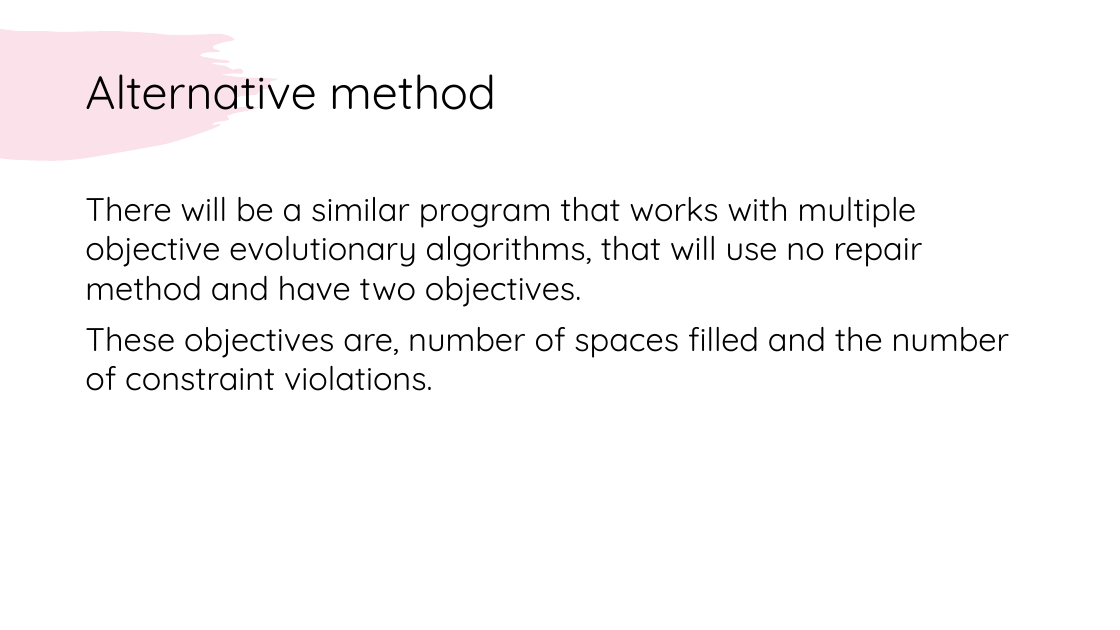
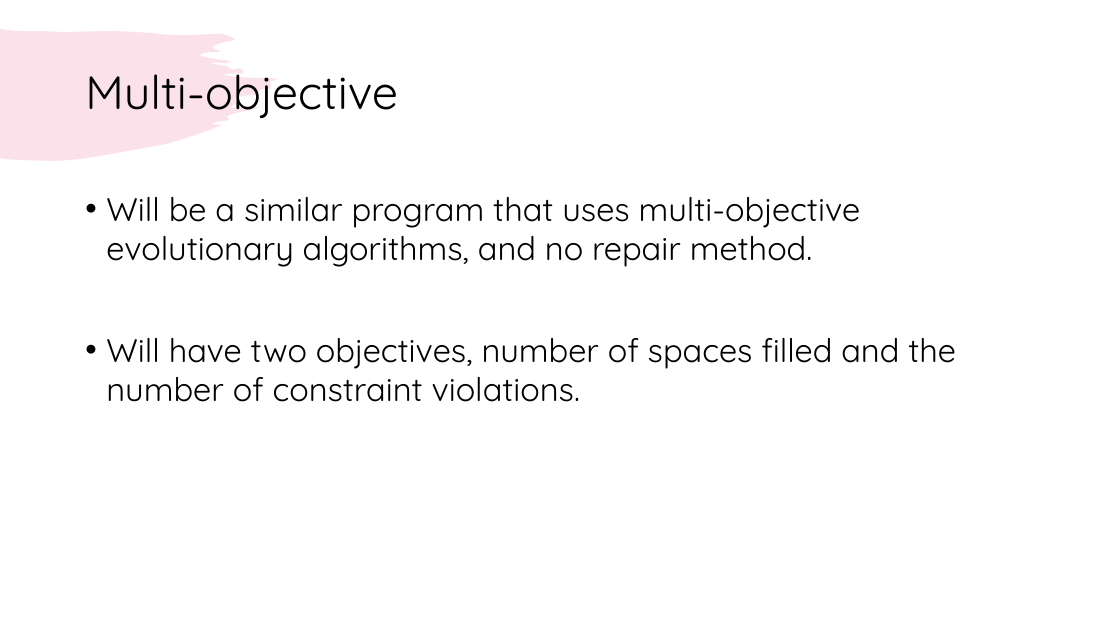
Before and after one commit to sfreeman218/MMP_Sudoku, a slide deck: slide 8 of Documentation/WIPs/Midproject review presentation/Solving Solitaire game with AI review.pptx. Drawn at 1120x630 pixels with LibreOffice and Linux fonts; fonts in the diff are those of the drawing. Boxes give left, top, right and bottom in pixels: in the first picture for what was removed or moved away, otherwise in the second. Text is boxed around its words. In the diff, an @@ line names an element or a change of style, - is before the commit and + after.

```diff
--- a/Documentation/WIPs/Midproject review presentation/Solving Solitaire game with AI review.pptx
+++ b/Documentation/WIPs/Midproject review presentation/Solving Solitaire game with AI review.pptx
@@ title at (x1=85, y1=74, x2=398, y2=119): text changed @@
-Alternative method
+Multi-objective
@@ text at (x1=106, y1=197, x2=956, y2=402): text changed @@
-There will be a similar program that works with multiple objective evolutionary algorithms, that will use no repair method and have two objectives.
-These objectives are, number of spaces filled and the number of constraint violations.
+• Will be a similar program that uses multi-objective evolutionary algorithms, and no repair method.
+• Will have two objectives, number of spaces filled and the number of constraint violations.
```
Also in this commit, not shown: 6 other slides changed, 2 slides added, 1 other file.
